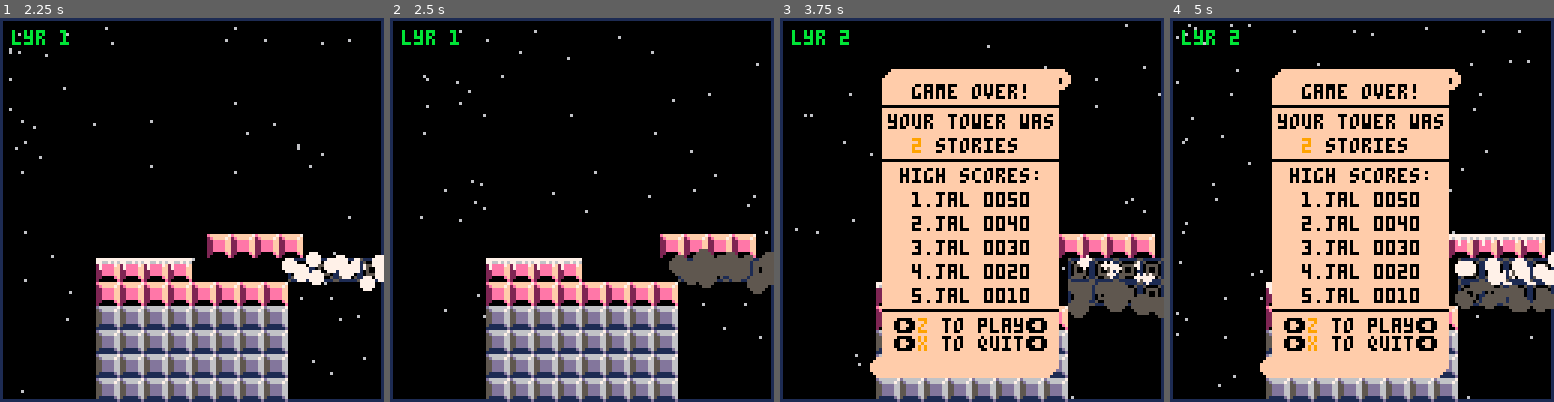
Above: before the commit, frames 1-4 (left to right).
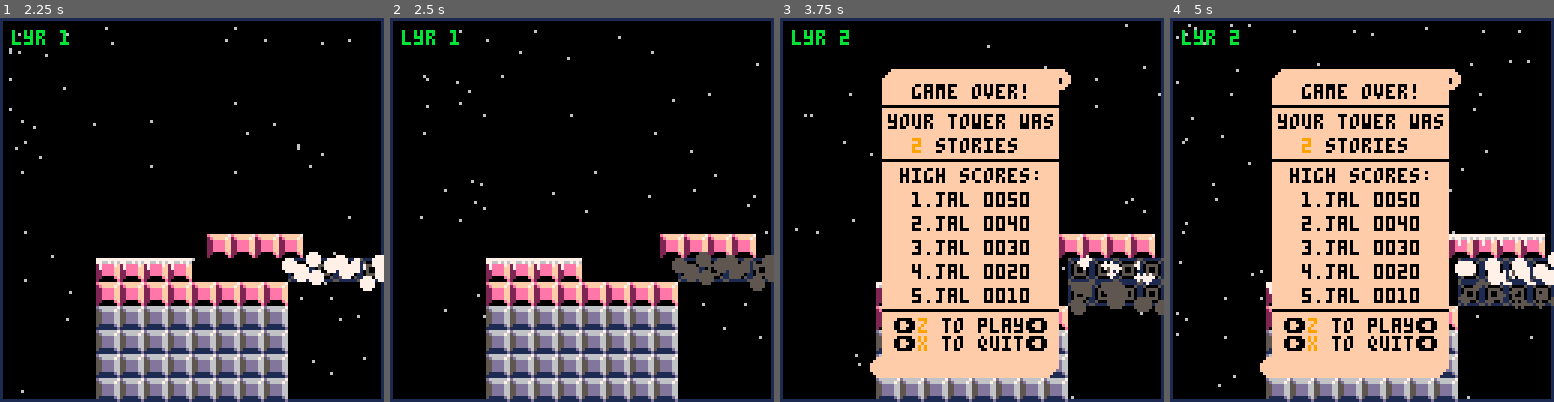
Above: after the commit, the same moments.

Repository: Gariben/Gaming
Game: PICO-8 cartridge Pico-8/Retreat/retreat.p8
The game is run twice, just before and just after one commit, with the same random seed, the same clock (stepped at 60 frames per second) and the same inputs.
Inputs:
- Up to frame 1 (2.25 s): tap X (X key) at 0.33, 1.07, 1.85 s; tap O (Z key) at 0.7, 1.7, 2.1 s
- Up to frame 2 (2.5 s): no input
- Up to frame 3 (3.75 s): tap O (Z key) every 0.4 s from 2.5 to 3.7 s; tap X (X key) at 2.97 s
- Up to frame 4 (5 s): tap X (X key) at 4.08 s; tap O (Z key) at 4.1, 4.5, 4.9 s

Frame 1 is identical in both runs. In frame 2, 0.6% of the frame differs, in the area x 72-100%, y 60-72%; in frame 3, 0.4%; in frame 4, 0.6%.

Commit message:
Improved explosion graphics
I dunno I just like em better now

Diff:
--- a/Pico-8/Retreat/retreat.p8
+++ b/Pico-8/Retreat/retreat.p8
@@ -393,12 +393,13 @@
 				c.clr=6
 			elseif (c.t>10 and c.t<14) then
 				c.clr=5
+				c.r=2
 			elseif (c.t>14 and c.t<18) then
-				c.r=2
+				c.r=1
 			elseif (c.t>18 and c.t<22) then
-				c.r=1
+				del(m.chunks,c)
 			elseif (c.t>14) then
-				del(m.chunks,c)
+
 			end
 		end
 	end
